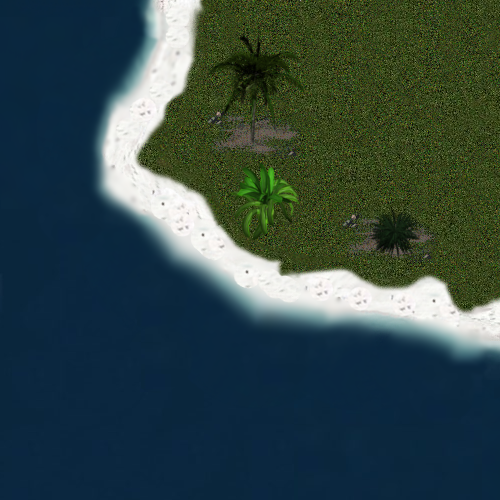
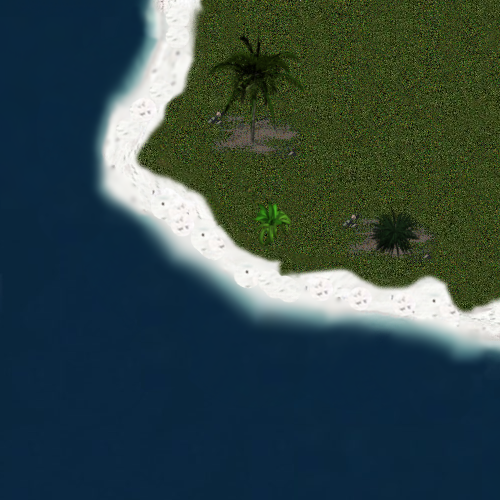
Comparing the layer stacks of the two w=500, h=500 images. Changes:
painted on "Clipboard#5" over bbox(228, 162, 301, 246)
